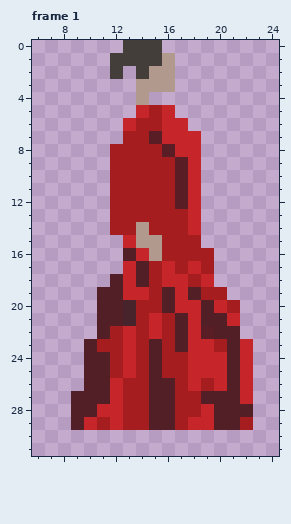
A pixel-art file gets an edit: Assets/Sprites/lady_rope_idle.ase. That is the earlier state.
32x32 pixels, 2 frames. Colours within 5 levels of each other are drawn and written as one. Shown: frame 1: x 6..24, y 0..31. The old version is drawn lined up with the new one. The commit also changed other frames, which this record leaves out.
The same view after the edit:
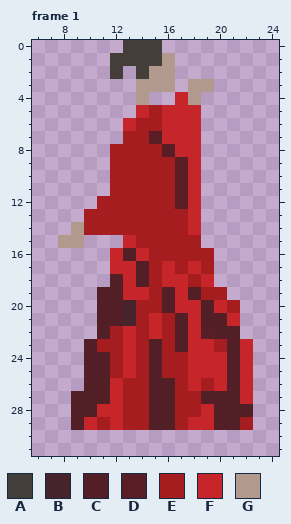
Palette (. is transparent): A #433e3a  B #47242b  C #521f26  D #591d25  E #a51d1f  F #c62629  G #b1998d
Difference:
{"change": "whole drawing moved by +0,-2 (the old picture is shown already moved)"}
{"where": "frame 1"}
{"frame":1,"y":3,"x":18,"old":"..","new":"GG"}
{"frame":1,"y":4,"x":17,"old":"..","new":"FG"}
{"frame":1,"y":5,"x":17,"old":"..","new":"FF"}
{"frame":1,"y":6,"x":18,"old":".","new":"F"}
{"frame":1,"y":12,"x":11,"old":".","new":"E"}
{"frame":1,"y":13,"x":10,"old":"..","new":"EE"}
{"frame":1,"y":14,"x":9,"old":"...","new":"GEE"}
{"frame":1,"y":14,"x":14,"old":"G","new":"E"}
{"frame":1,"y":15,"x":8,"old":"..","new":"GG"}
{"frame":1,"y":15,"x":14,"old":"GG","new":"EE"}
{"frame":1,"y":16,"x":12,"old":".","new":"F"}
{"frame":1,"y":16,"x":15,"old":"G","new":"E"}
{"frame":1,"y":17,"x":12,"old":".","new":"F"}
